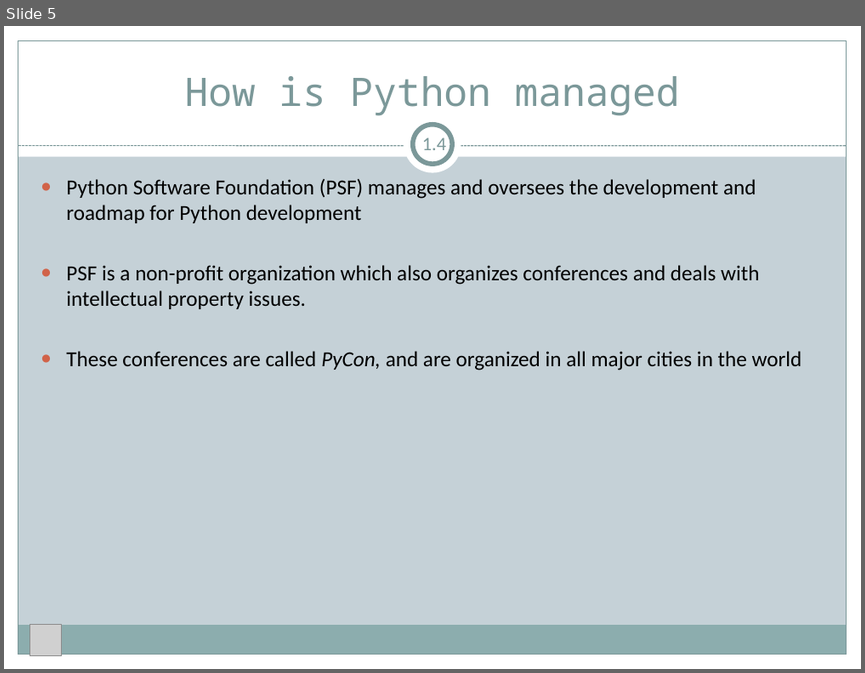
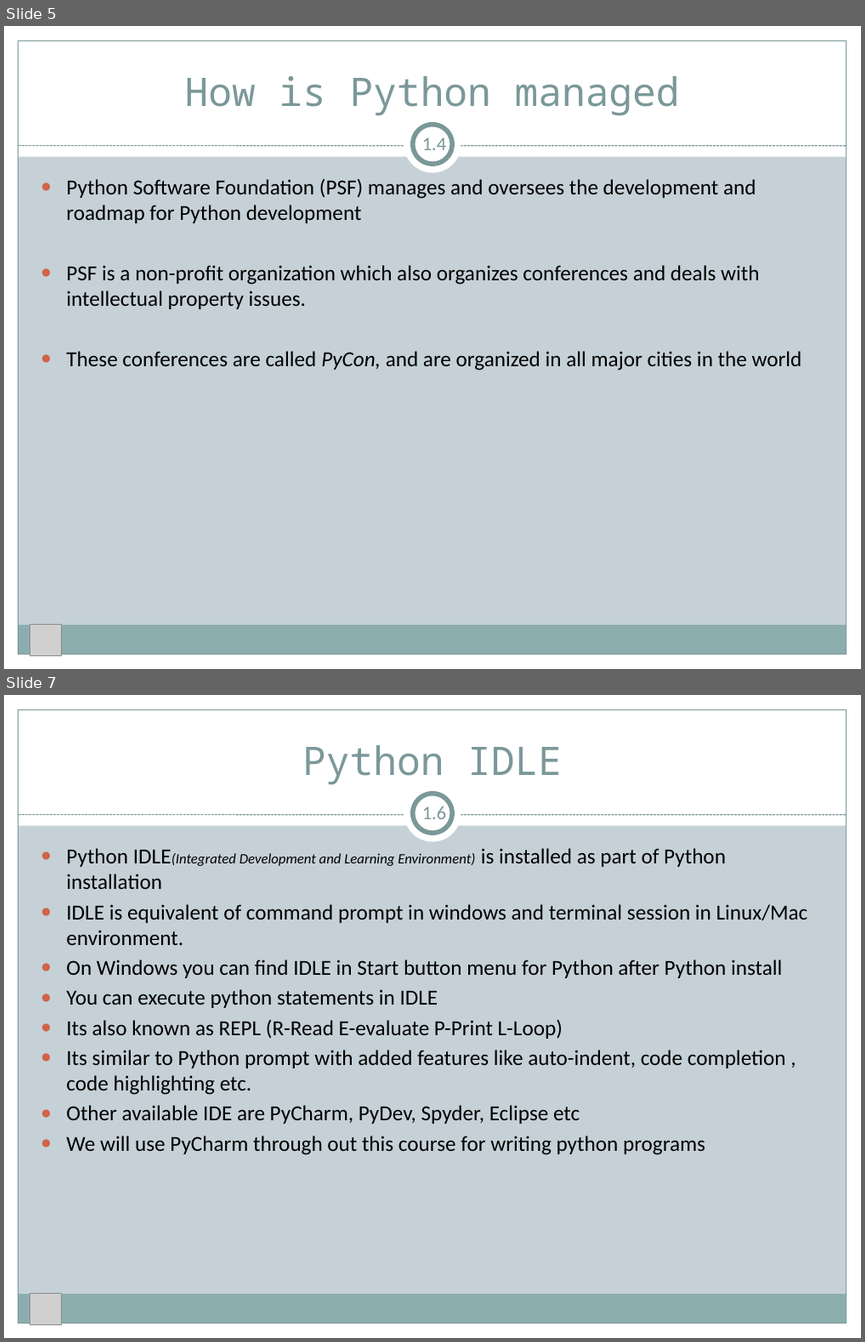
Before and after one commit to quantfineart/Fundamental-Python-Tutorial, a slide deck: Python Fundamentals.pptx. Shown one above the other, each under a label of ours: slide 5 before the commit, slides 5 and 7 after it; the slides between them are not shown. The pictures are 865x673 and 865x1342 pixels, drawn with LibreOffice and Linux fonts; fonts in the diff are those of the drawing; grey boxes stand for pictures. Boxes give left, top, right and bottom in pixels: in the first picture for what was removed or moved away, otherwise in the second. Text is boxed around its words. In the diff, an @@ line names an element or a change of style, - is before the commit and + after.

```diff
--- a/Python Fundamentals.pptx
+++ b/Python Fundamentals.pptx
@@ slide 7 added at [4, 695, 861, 1338], background #C5D1D7; not listed: 9 template elements that a slide beside it also shows @@
@@ title added at [302, 745, 562, 784], 33 pt, text #7C999A @@
+Python IDLE
@@ text added at [422, 806, 446, 819], 16 pt, text #7C999A @@
+1.6
@@ text added at [66, 848, 808, 1155], 18 pt, text #000000 @@
+● Python IDLE(Integrated Development and Learning Environment) is installed as part of Python installation
+● IDLE is equivalent of command prompt in windows and terminal session in Linux/Mac environment.
+● On Windows you can find IDLE in Start button menu for Python after Python install
+● You can execute python statements in IDLE
+● Its also known as REPL (R-Read E-evaluate P-Print L-Loop)
+● Its similar to Python prompt with added features like auto-indent, code completion , code highlighting etc.
+● Other available IDE are PyCharm, PyDev, Spyder, Eclipse etc
+● We will use PyCharm through out this course for writing python programs
@@ picture added at [30, 1293, 62, 1324] @@
```
Also in this commit, not shown: 3 slides changed, 4 other slides added.
